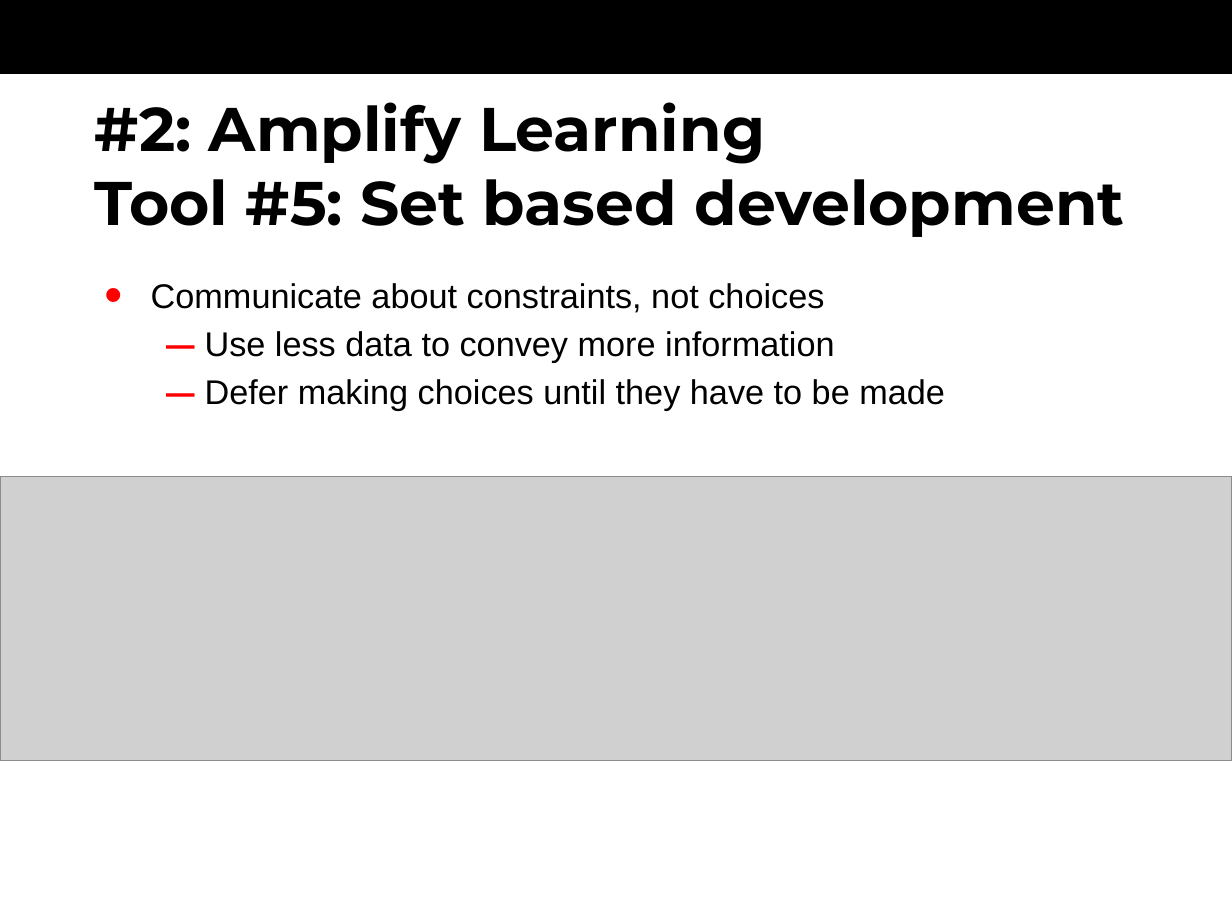
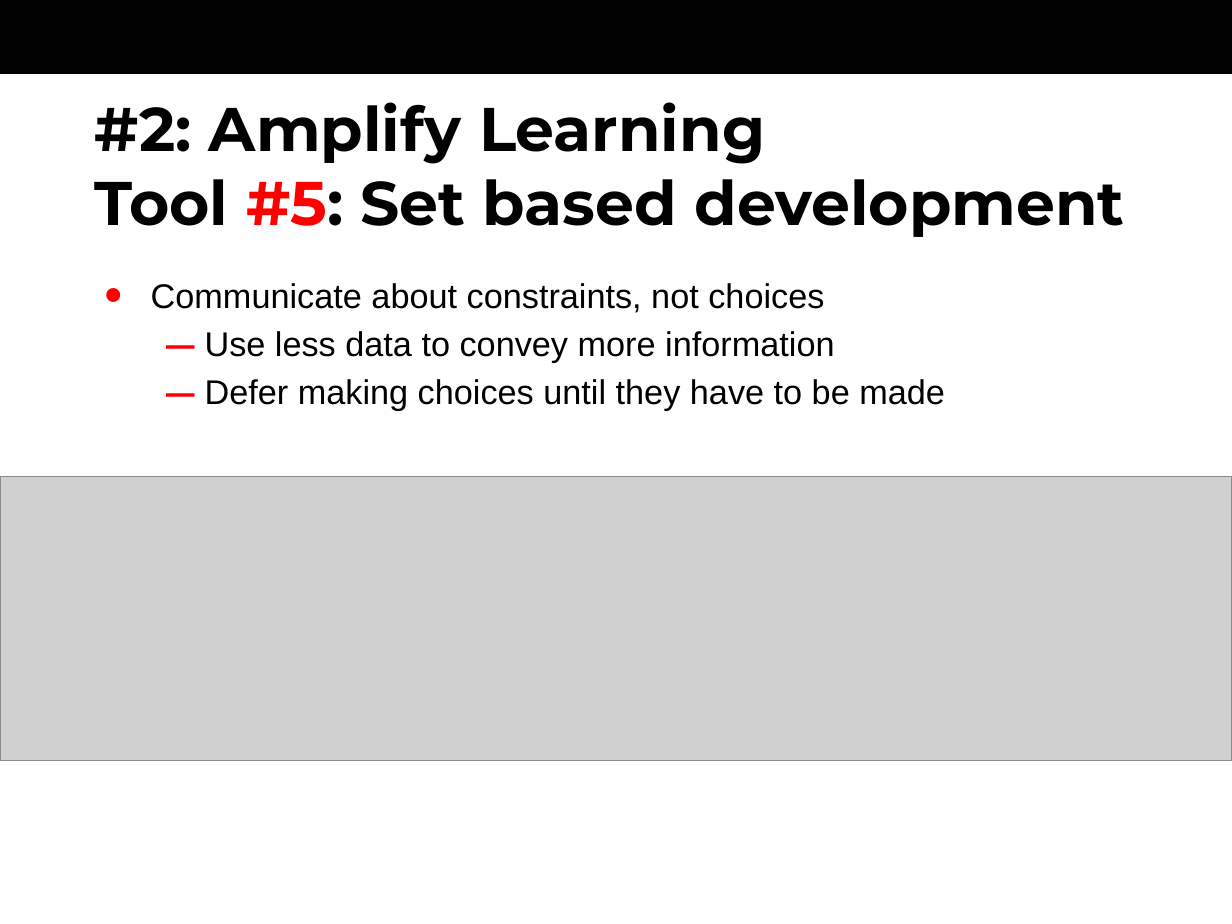
Before and after one commit to oerich/EDA397, a slide deck: slide 14 of Slides/src/agile-dev-processes-7-lean.pptx. Drawn at 1232x924 pixels with LibreOffice and Linux fonts; fonts in the diff are those of the drawing; grey boxes stand for pictures; background and template pictures are left out. Boxes give left, top, right and bottom in pixels: in the first picture for what was removed or moved away, otherwise in the second. Text is boxed around its words. In the diff, an @@ line names an element or a change of style, - is before the commit and + after.

```diff
--- a/Slides/src/agile-dev-processes-7-lean.pptx
+++ b/Slides/src/agile-dev-processes-7-lean.pptx
@@ title "#2: Amplify Learning Tool #5: ..." at [95, 102, 1125, 237]: text colour #000000 to #FF0000 in "#5:" @@
```
Also in this commit, not shown: 12 other slides changed, 1 slide added, 1 slide removed.
